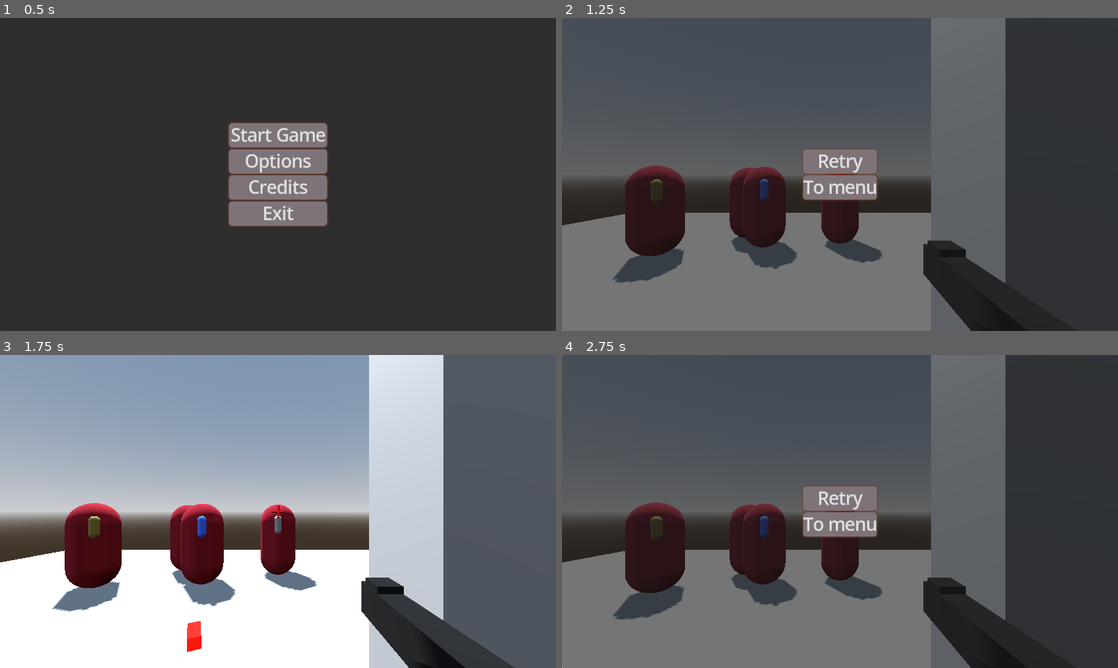
Above: before the commit, frames 1-4 (two rows, left to right).
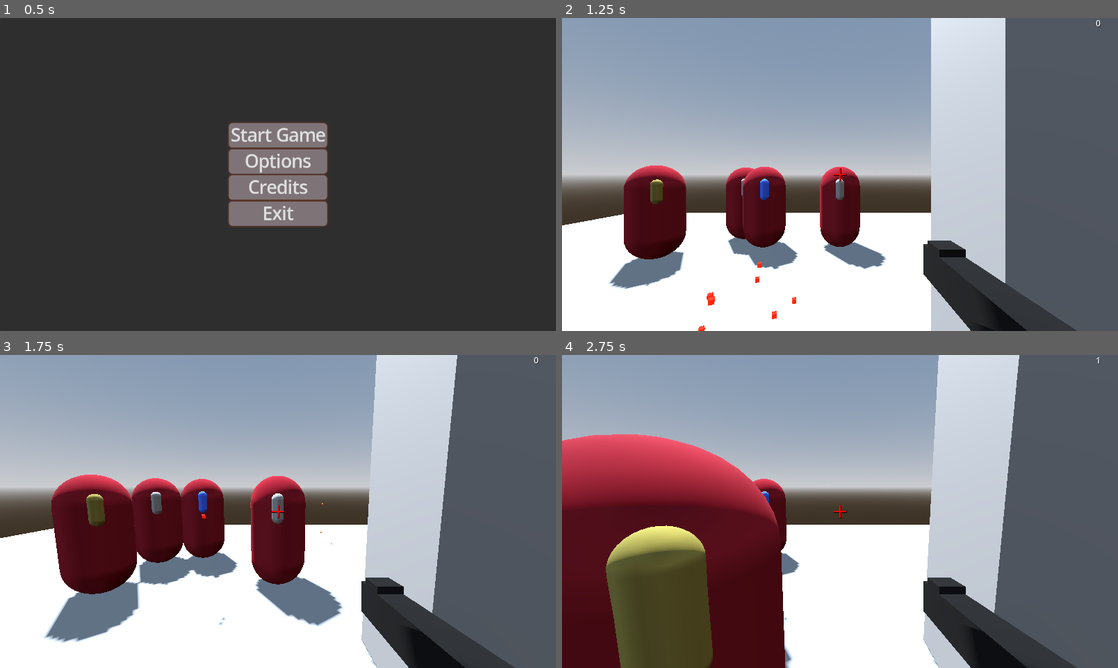
Above: after the commit, the same moments.

Repository: Redii9/Projekt_Gra_FPS
Game: Godot game, scene res://Scenes/UI/menu.tscn
Same seed, same stepped clock (60 frames per second), same inputs: the game is played once before the commit and once after it.
Inputs (mouse positions are in pixels of both pictures, inside the frame that each line leads up to):
- Up to frame 1 (0.5 s): no input
- Up to frame 2 (1.25 s): click "Start Game" at 0.5 s
- Up to frame 3 (1.75 s): click (278, 498) at 1.25 s, where only the run before the commit has a clickable "Retry"
- Up to frame 4 (2.75 s): click (840, 498) at 2 s, where only the run before the commit has a clickable "Retry"

Frame 1 is identical in both runs. In frame 2, 92% of the frame differs, in the area x 0-100%, y 0-100%; in frame 3, 20%; in frame 4, 94%.

Commit message:
Zdrowie, ilość pokonanych wrogów
Dodano zmienną odpowiedzialną za zdrowie gracza oraz mechanikę utraty jego zdrowia.
Dodano licznik zabitych przeciwników.

Diff:
--- a/Scenes/UI/end_screen.tscn
+++ b/Scenes/UI/end_screen.tscn
@@ -69,6 +69,11 @@
 grow_horizontal = 2
 grow_vertical = 2
 
+[node name="kills" type="Label" parent="VBoxContainer"]
+layout_mode = 2
+theme_override_font_sizes/font_size = 30
+horizontal_alignment = 1
+
 [node name="retry" type="Button" parent="VBoxContainer"]
 layout_mode = 2
 theme_override_font_sizes/font_size = 40
--- /dev/null
+++ b/Scenes/UI/in_game.tscn
@@ -0,0 +1,24 @@
+[gd_scene load_steps=2 format=3 uid="uid://cau7s6if7cyob"]
+
+[ext_resource type="Script" uid="uid://c4hkcy46b1h53" path="res://Scripts/in_game.gd" id="1_6m0s7"]
+
+[node name="in_game" type="Control" groups=["in_game_ui"]]
+layout_mode = 3
+anchors_preset = 15
+anchor_right = 1.0
+anchor_bottom = 1.0
+grow_horizontal = 2
+grow_vertical = 2
+script = ExtResource("1_6m0s7")
+
+[node name="Label" type="Label" parent="."]
+layout_mode = 1
+anchors_preset = 1
+anchor_left = 1.0
+anchor_right = 1.0
+offset_left = -51.0
+offset_bottom = 22.3333
+grow_horizontal = 0
+theme_override_colors/font_color = Color(1, 1, 1, 1)
+theme_override_colors/font_shadow_color = Color(0, 0, 0, 1)
+theme_override_font_sizes/font_size = 18
--- a/Scenes/main.tscn
+++ b/Scenes/main.tscn
@@ -6,6 +6,7 @@
 [ext_resource type="PackedScene" uid="uid://b86ovv2jose55" path="res://Scenes/enemy_fast.tscn" id="4_jjvhh"]
 [ext_resource type="PackedScene" uid="uid://bli3ddbi3hb2h" path="res://Scenes/respawn_enemy.tscn" id="5_kry3j"]
 [ext_resource type="PackedScene" uid="uid://ydrwhnui3t3d" path="res://Scenes/enemy_range.tscn" id="6_21xkr"]
+[ext_resource type="PackedScene" uid="uid://cau7s6if7cyob" path="res://Scenes/UI/in_game.tscn" id="7_6bp64"]
 
 [sub_resource type="ProceduralSkyMaterial" id="ProceduralSkyMaterial_jjgbg"]
 sky_horizon_color = Color(0.662243, 0.671743, 0.686743, 1)
@@ -82,3 +83,5 @@
 transform = Transform3D(1, 0, 0, 0, 1, 0, 0, 0, 1, -5.78159, 2.17501, 0.247704)
 use_collision = true
 radius = 1.8928
+
+[node name="in_game" parent="." instance=ExtResource("7_6bp64")]
--- a/Scripts/end_screen.gd
+++ b/Scripts/end_screen.gd
@@ -1,4 +1,10 @@
 extends Control
+
+@onready var in_game_ui: Control = get_tree().get_first_node_in_group("in_game_ui")
+@onready var kills: Label = $VBoxContainer/kills
+
+func _ready() -> void:
+	kills.text = str(in_game_ui.kill_count)
 
 func _on_menu_pressed() -> void:
 	for end_screen in get_tree().get_nodes_in_group("end_screen_instances"):
--- a/Scripts/enemy.gd
+++ b/Scripts/enemy.gd
@@ -9,6 +9,7 @@
 #var can_deal_damage: bool = true
 @export var nav_agent: NavigationAgent3D
 @onready var player: CharacterBody3D = get_tree().get_first_node_in_group("player")
+@onready var in_game_ui: Control = get_tree().get_first_node_in_group("in_game_ui")
 
 
 func _ready() -> void:
@@ -31,6 +32,7 @@
 func take_damage(damage: int) -> void:
 	health -= damage
 	if health <= 0:
+		in_game_ui.kill_count += 1
 		player_in_area = null
 		queue_free()
 
--- a/Scripts/enemy_fast.gd
+++ b/Scripts/enemy_fast.gd
@@ -11,6 +11,7 @@
 var player_in_area = null
 @export var nav_agent: NavigationAgent3D
 @onready var player: CharacterBody3D = get_tree().get_first_node_in_group("player")
+@onready var in_game_ui: Control = get_tree().get_first_node_in_group("in_game_ui")
 
 func _ready() -> void:
 	nav_agent.max_speed = max_speed
@@ -34,6 +35,7 @@
 func take_damage(damage: int) -> void:
 	health -= damage
 	if health <= 0:
+		in_game_ui.kill_count += 1
 		player_in_area = null
 		queue_free()
 
--- a/Scripts/enemy_range.gd
+++ b/Scripts/enemy_range.gd
@@ -9,6 +9,7 @@
 @export var raycast: RayCast3D
 @export var nav_agent: NavigationAgent3D
 @onready var player: CharacterBody3D = get_tree().get_first_node_in_group("player")
+@onready var in_game_ui: Control = get_tree().get_first_node_in_group("in_game_ui")
 
 var bullet = load("res://Scenes/enemy_bullet.tscn")
 
@@ -22,6 +23,7 @@
 func take_damage(damage: int) -> void:
 	health -= damage
 	if health <= 0:
+		in_game_ui.kill_count += 1
 		queue_free()
 
 func _physics_process(delta: float) -> void:
--- /dev/null
+++ b/Scripts/in_game.gd
@@ -0,0 +1,7 @@
+extends Control
+
+var kill_count: int = 0
+@onready var kills: Label = $Label
+
+func _process(_delta: float) -> void:
+	kills.text = str(kill_count)
--- a/Scripts/player.gd
+++ b/Scripts/player.gd
@@ -7,6 +7,7 @@
 
 @export var fire_rate: float = 0.1
 @export var max_distance: float = 100.0
+@export var health: float = 30.0
 
 var can_shoot: bool = true
 
@@ -73,8 +74,10 @@
 # Trzeba bedzie uzupelnic mechanike otrzymywania damage
 # dodac hp i utrate hp oraz mechanika gdy spadnie ponizej 0 (hp <= 0)
 func take_player_damage(damage):
+	health = health - damage
 	print("Player took", damage, " damage")
-	apply_end_screen()
+	if health <= 0:
+		apply_end_screen()
 
 func apply_end_screen() -> void:
 	var end_screen = load("res://Scenes/UI/end_screen.tscn").instantiate()
--- a/project.godot
+++ b/project.godot
@@ -37,6 +37,7 @@
 player=""
 game=""
 respawn_enemy=""
+in_game_ui=""
 
 [gui]
 
Not shown: 1 places in Scenes/main.tscn that only renumber resources
Not shown, added: Scripts/in_game.gd.uid
